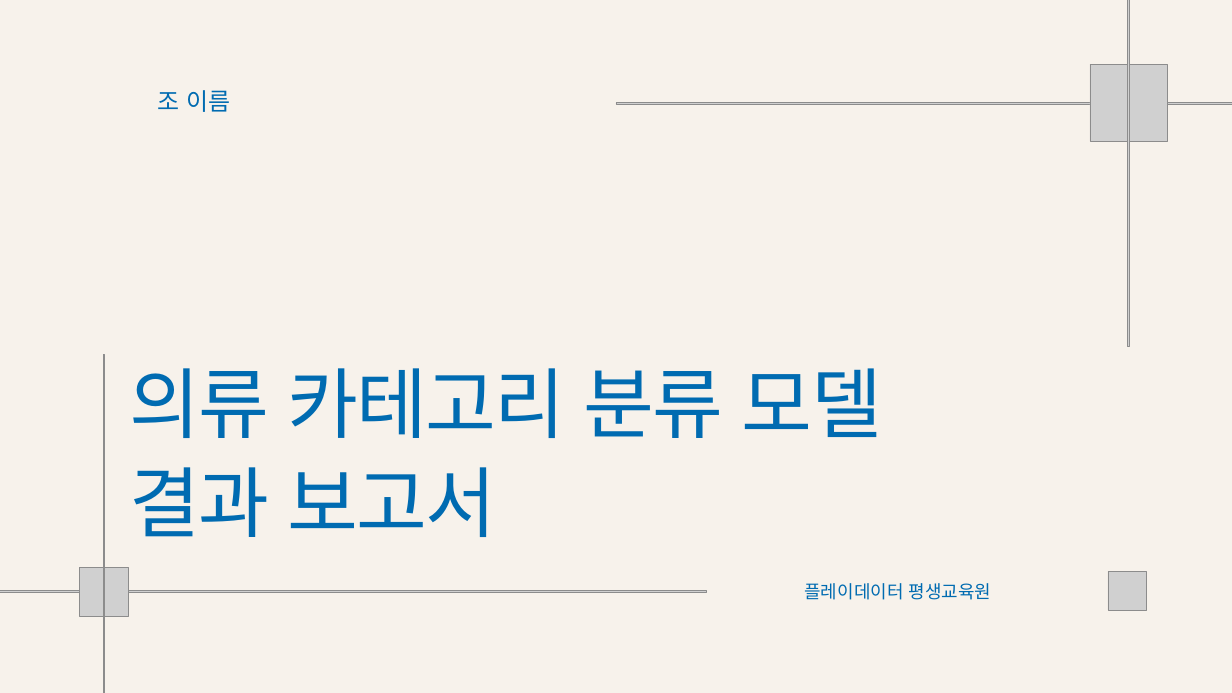
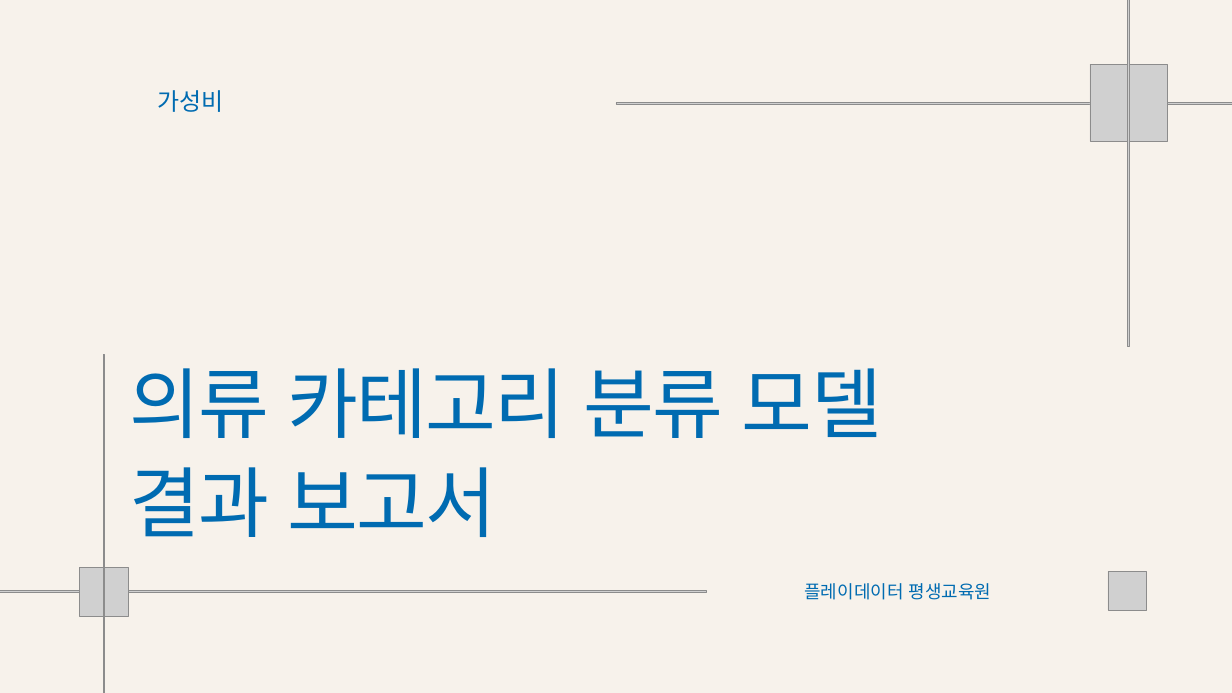
Before and after one commit to Playdata-G-DA35/DA35-final-team2-Item_Classification_RPA, a slide deck: slide 1 of documents/의류 카테고리 분류 모델 결과 보고서.pptx. Drawn at 1232x693 pixels with LibreOffice and Linux fonts; fonts in the diff are those of the drawing; grey boxes stand for pictures; background and template pictures are left out. Boxes give left, top, right and bottom in pixels: in the first picture for what was removed or moved away, otherwise in the second. Text is boxed around its words. In the diff, an @@ line names an element or a change of style, - is before the commit and + after.

```diff
--- a/documents/의류 카테고리 분류 모델 결과 보고서.pptx
+++ b/documents/의류 카테고리 분류 모델 결과 보고서.pptx
@@ text at [157, 90, 223, 112]: text changed @@
-조 이름
+가성비
```
Also in this commit, not shown: 7 other slides changed, 2 slides added, 2 slides removed, 3 other files.
